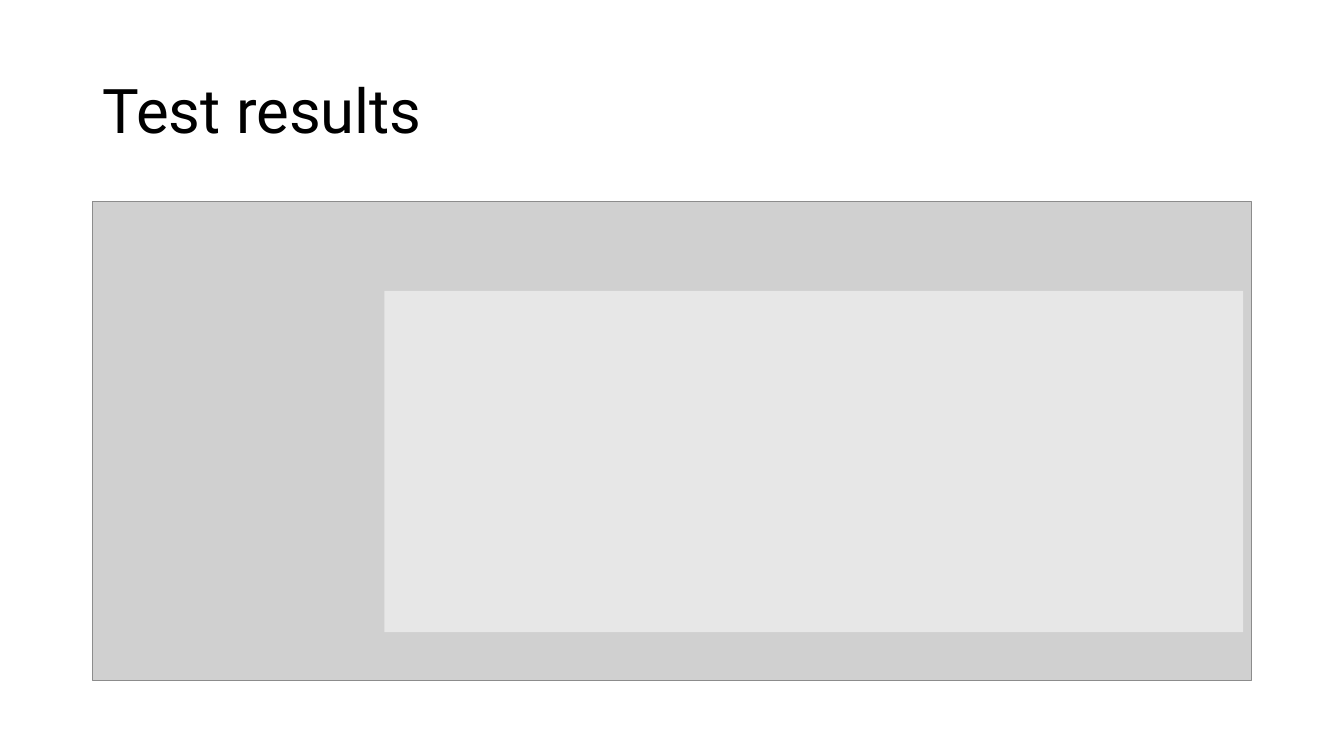
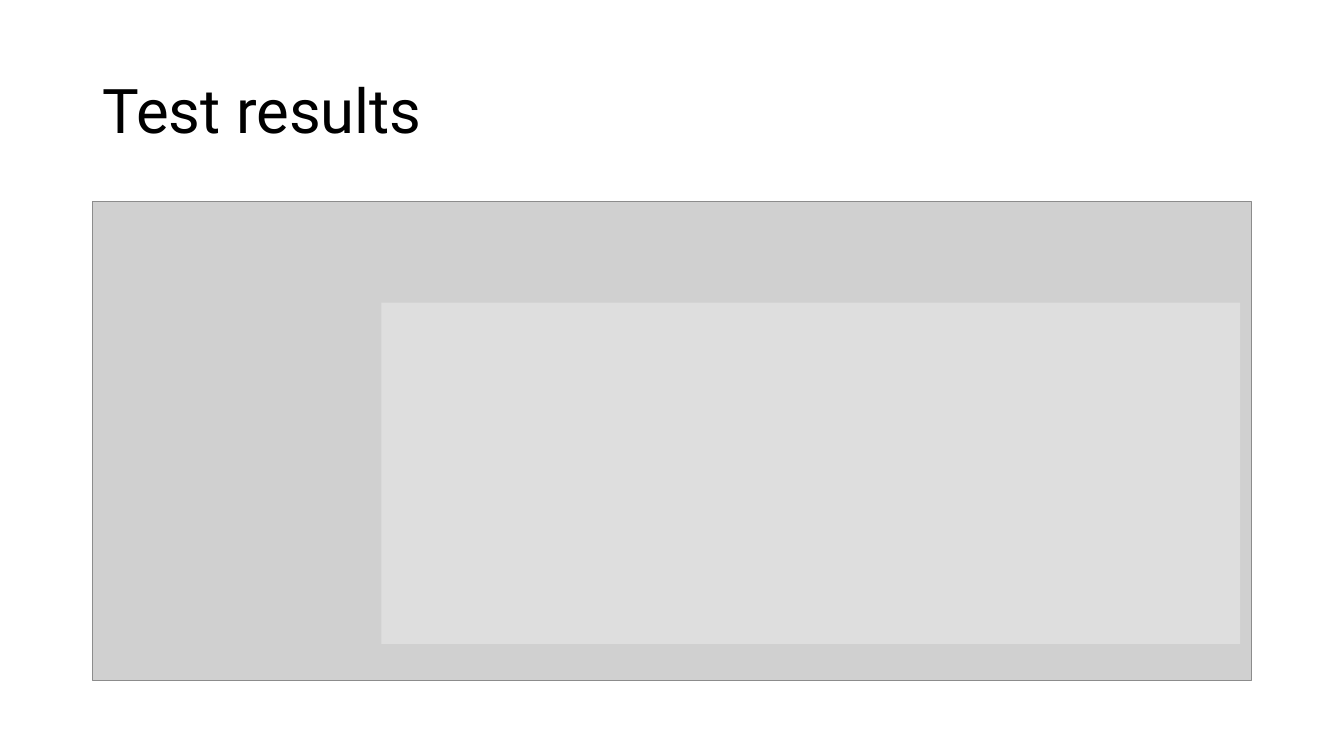
Before and after one commit to Phophism/python_project, a slide deck: slide 14 of Presentation.pptx. Drawn at 1344x756 pixels with LibreOffice and Linux fonts; fonts in the diff are those of the drawing; grey boxes stand for pictures. Boxes give left, top, right and bottom in pixels: in the first picture for what was removed or moved away, otherwise in the second. Text is boxed around its words. In the diff, an @@ line names an element or a change of style, - is before the commit and + after.

```diff
--- a/Presentation.pptx
+++ b/Presentation.pptx
@@ rectangle: place and size @@
-rectangle at bbox=[384, 291, 1243, 633]
+rectangle at bbox=[381, 302, 1240, 644]
@@ rectangle at bbox=[381, 302, 1240, 644]: fill #FFFFFF at 50% opacity to #FFFFFF at 30% opacity @@
```
Also in this commit, not shown: 10 other slides changed, 3 slides added, 3 slides removed.
